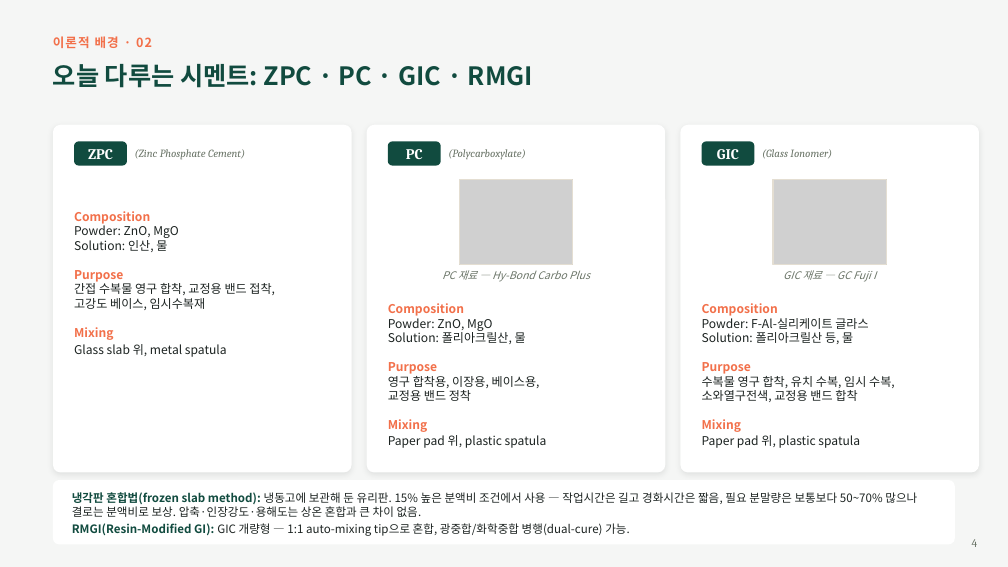
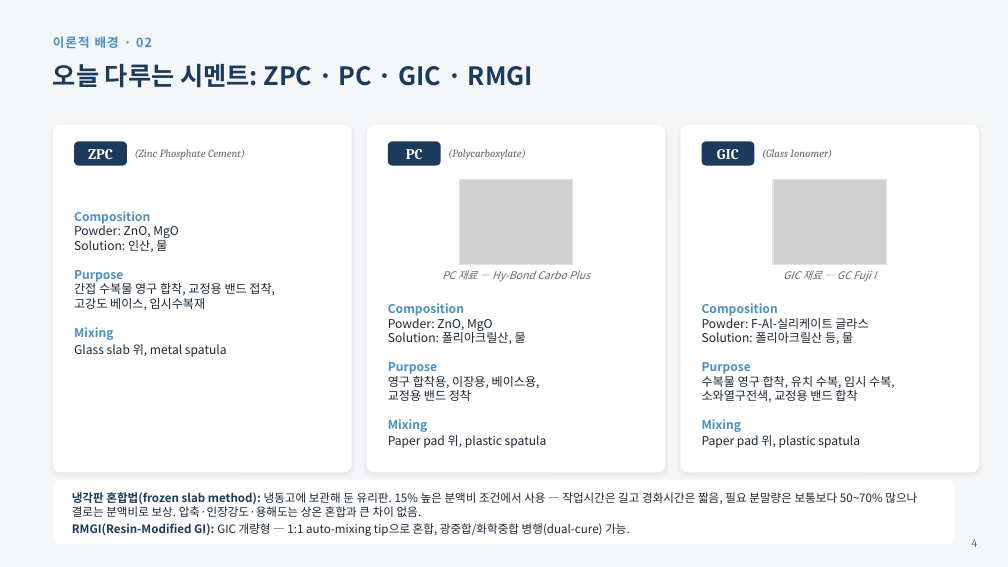
Before and after one commit to yojokem/-, a slide deck: slide 4 of 수복치과재료학실험/수복치과재료학실험_DentalCements_20260922.pptx. Drawn at 1008x567 pixels with LibreOffice and Linux fonts; fonts in the diff are those of the drawing; grey boxes stand for pictures. Boxes give left, top, right and bottom in pixels: in the first picture for what was removed or moved away, otherwise in the second. Text is boxed around its words. In the diff, an @@ line names an element or a change of style, - is before the commit and + after.

```diff
--- a/수복치과재료학실험/수복치과재료학실험_DentalCements_20260922.pptx
+++ b/수복치과재료학실험/수복치과재료학실험_DentalCements_20260922.pptx
@@ background #F5F6F5 to #F5F6F8 @@
@@ text "이론적 배경 · 02" at bbox=[53, 36, 152, 48]: text colour #F2704A to #4A90C2 @@
@@ text "오늘 다루는 시멘트: ZPC · ..." at bbox=[53, 64, 533, 88]: text colour #114B3F to #1B3A5C @@
@@ fill #114B3F to #1B3A5C in 3 elements at bbox=[74, 141, 127, 166], bbox=[388, 141, 441, 166], bbox=[702, 141, 755, 166] @@
@@ text "Composition Powder: ZnO, MgO Solution: ..." at bbox=[74, 211, 275, 357]: text colour #F2704A to #4A90C2 in "Composition Purpose Mixing"; text colour #1C2321 to #1C2733 in "Powder: ZnO, MgO Solution: 인산, 물 간접 ..." @@
@@ rectangle at bbox=[773, 179, 886, 264]: outline #E4DED2 1 pt to #DCE3EA 1 pt @@
@@ text "Composition Powder: ZnO, MgO Solution: ..." at bbox=[388, 303, 547, 448]: text colour #F2704A to #4A90C2 in "Composition Purpose Mixing"; text colour #1C2321 to #1C2733 in "Powder: ZnO, MgO Solution: 폴리아크릴산, 물 영구 ..." @@
@@ text "Composition Powder: F-Al-실리케이트 글라스 Solution: ..." at bbox=[702, 303, 895, 448]: text colour #F2704A to #4A90C2 in "Composition Purpose Mixing"; text colour #1C2321 to #1C2733 in "Powder: F-Al-실리케이트 글라스 Solution: 폴리아크릴산 등, 물 ..." @@
@@ text "냉각판 혼합법(frozen slab method): 냉동고에 ..." at bbox=[72, 492, 917, 536]: text colour #114B3F to #1B3A5C in "냉각판 혼합법(frozen slab method): RMGI(Resin-Modified GI):"; text colour #1C2321 to #1C2733 in "냉동고에 보관해 둔 유리판. 15% 높은 분액비 ..." @@
@@ text colour #6B7568 to #5B6B7A in 6 elements at bbox=[135, 149, 245, 160], bbox=[448, 149, 526, 160], bbox=[442, 270, 590, 282], bbox=[762, 149, 832, 159], bbox=[783, 270, 876, 282], bbox=[972, 539, 978, 547] @@
```
Also in this commit, not shown: 13 other slides changed, 1 other file.
